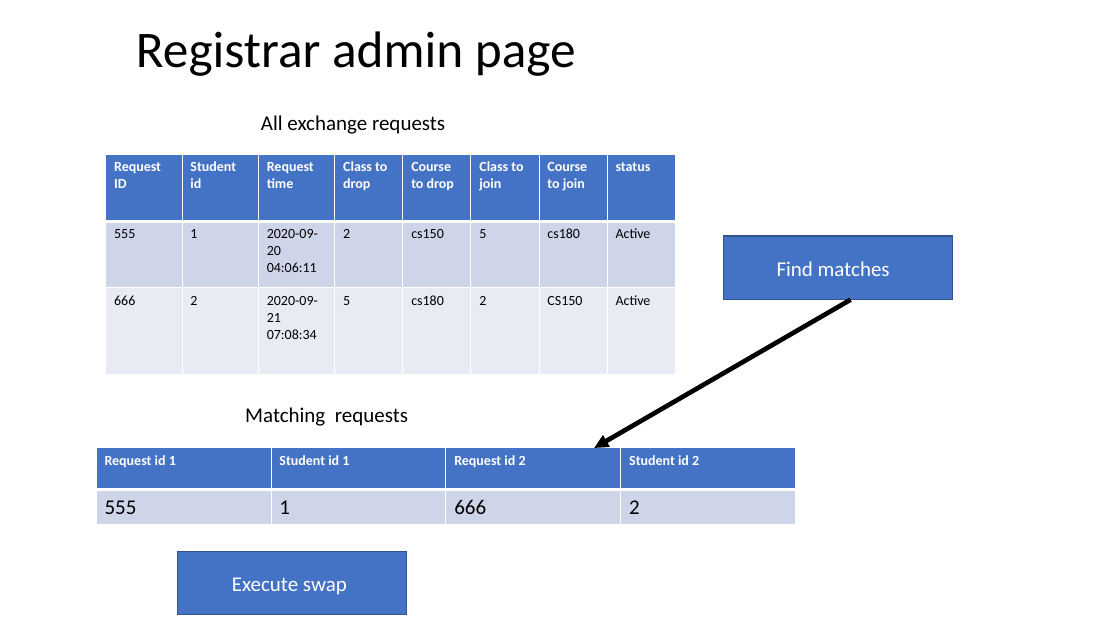
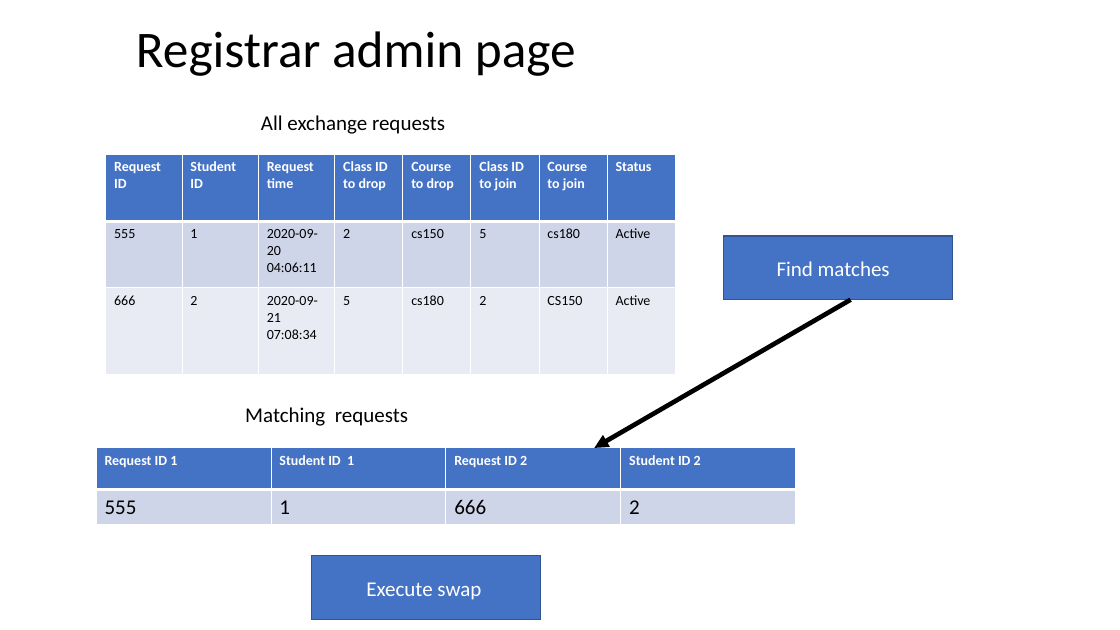
Before and after one commit to alonlapid/courseswap, a slide deck: slide 10 of milestone_2_presentation.pptx. Drawn at 1120x630 pixels with LibreOffice and Linux fonts; fonts in the diff are those of the drawing. Boxes give left, top, right and bottom in pixels: in the first picture for what was removed or moved away, otherwise in the second. Text is boxed around its words. In the diff, an @@ line names an element or a change of style, - is before the commit and + after.

Commit message:
edit

```diff
--- a/milestone_2_presentation.pptx
+++ b/milestone_2_presentation.pptx
@@ table at bbox=[106, 155, 676, 376] @@
-row 1: Request ID | Student id | Request time | Class to drop | Course to drop | Class to join | Course to join | status
+row 1: Request ID | Student ID | Request time | Class ID to drop | Course to drop | Class ID to join | Course to join | Status
@@ table at bbox=[96, 448, 795, 524] @@
-row 1: Request id 1 | Student id 1 | Request id 2 | Student id 2
+row 1: Request ID 1 | Student ID 1 | Request ID 2 | Student ID 2
@@ rectangle "Execute swap": place and size @@
-rectangle "Execute swap" at bbox=[177, 551, 407, 615]
+rectangle "Execute swap" at bbox=[312, 556, 541, 620]
```
Also in this commit, not shown: 2 other slides changed.
